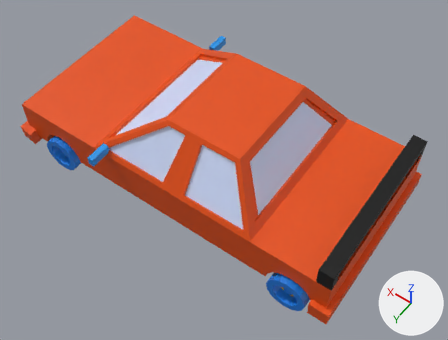
Renders of the Blender file Assets/Objexts/Car,blend.blend from each side of a commit.
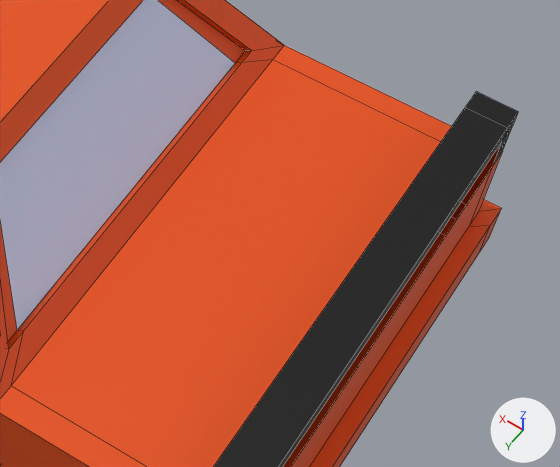
Each version is shown whole from a camera (50 mm lens) standing at (-4.06, 4.68, 6.82) and looking at (-0.91, 0.27, -0.11), then close up on the part from 56% to 99% of the width and 31% to 77% of the height. Lighting does not change. The marker at lower right points along +X, +Y and +Z. The close-ups show mesh edges as thin lines.
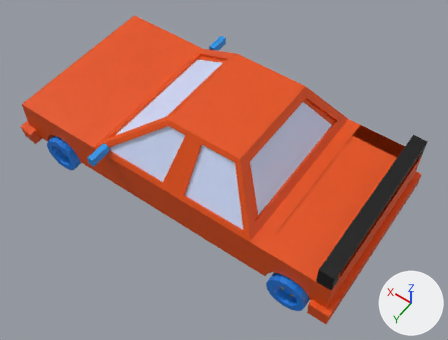
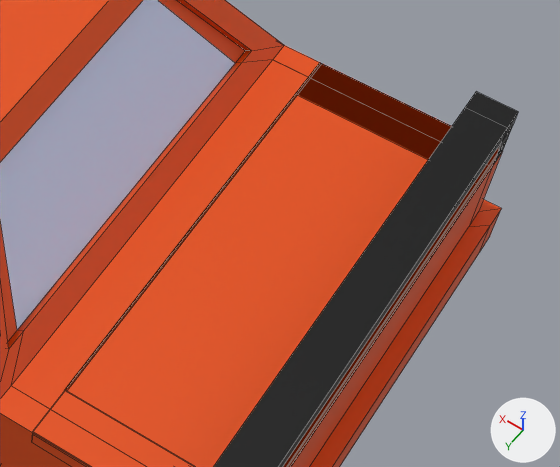
Commit message: Car Done

Location of each change, [x1, y1, x2, y2] in pixels of the close-ups (560 x 467 px):
```json
{"part": 1, "of": "me_cube", "change": "built on", "before": [11, 60, 440, 467], "after": [11, 60, 499, 467]}
```

Scene script edits in JSON lines:
```json
{"block": "me_cube", "where": "# used by ob_cube; location = (0.0, 0.0, 0.0)"}
{"op": "remove", "block": "me_cube", "code": "me_cube.from_pydata(...)  # 224 vertices, 218 faces; spans x -3.21..2.09, y -1.38..1.38, z -0.39..1.05"}
{"op": "add", "block": "me_cube", "code": "me_cube.from_pydata(...)  # 276 vertices, 270 faces; spans x -3.21..2.09, y -1.38..1.38, z -0.39..1.05"}
{"block": "me_cube", "change": "me_cube part 1"}
{"block": "me_cube", "change": "1 face is deleted"}
{"block": "me_cube", "change": "32 vertices are added at x -3.13..-2.0, y -1.25..1.25, z 0.21..0.3"}
{"block": "me_cube", "change": "20 new vertices lie (0.93, 0.0, 0.0) away from vertices in x -3.13..-3.12, y -1.25..1.25, z 0.21..0.3"}
{"block": "me_cube", "change": "53 new faces join them, mat_material (orange #e74f00)"}
```
